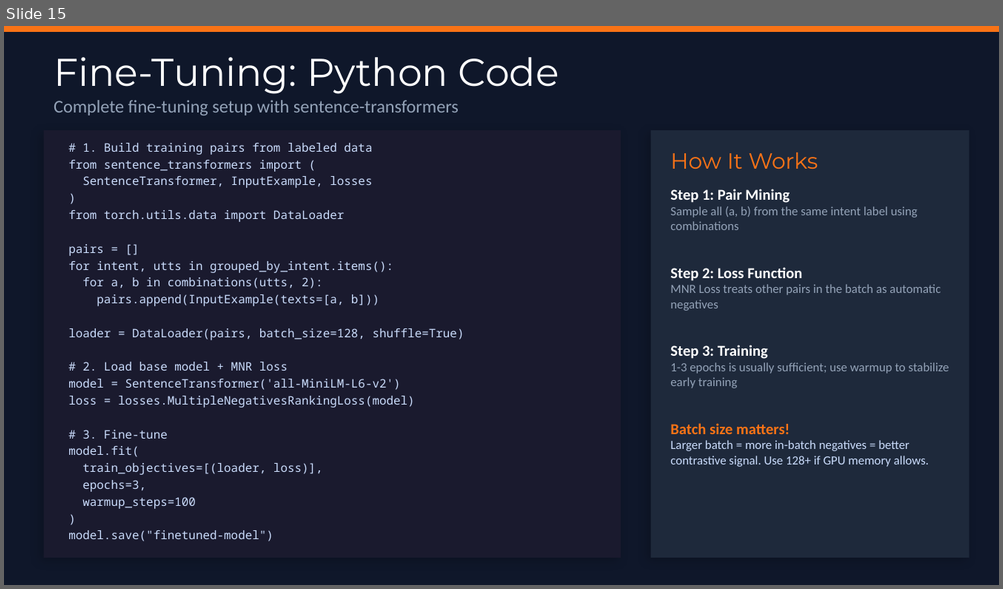
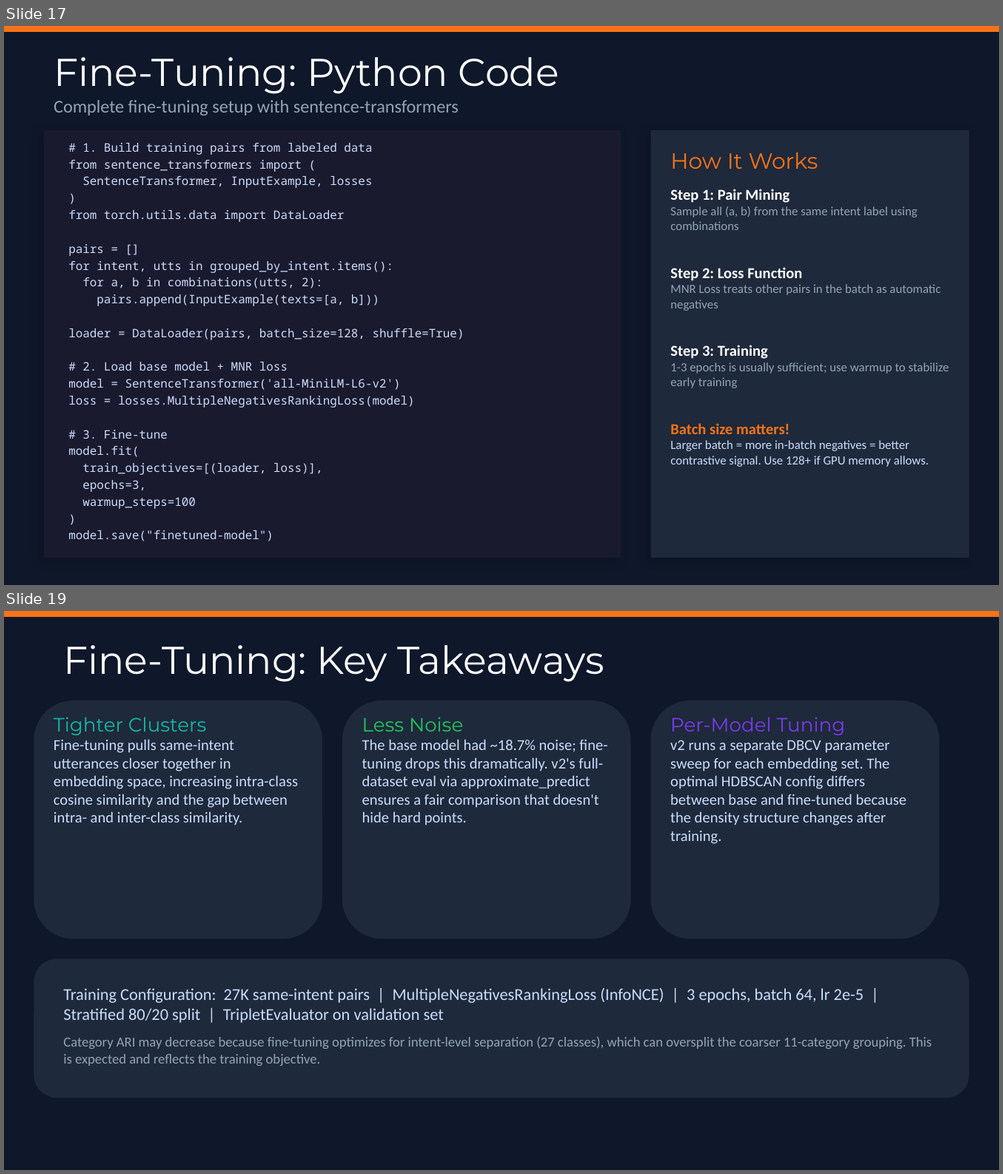
Before and after one commit to chandc/contact_center, a slide deck: Utterance_Clustering_Pipeline.pptx. Shown one above the other, each under a label of ours: slide 15 before the commit, slides 17 and 19 after it; the slides between them are not shown. The pictures are 1003x589 and 1003x1174 pixels, drawn with LibreOffice and Linux fonts; fonts in the diff are those of the drawing. Boxes give left, top, right and bottom in pixels: in the first picture for what was removed or moved away, otherwise in the second. Text is boxed around its words. In the diff, an @@ line names an element or a change of style, - is before the commit and + after.

```diff
--- a/Utterance_Clustering_Pipeline.pptx
+++ b/Utterance_Clustering_Pipeline.pptx
@@ slide 19 added at [4,611,999,1170], background #0F172A @@
@@ rectangle added at [4,611,999,617], fill #F97316 @@
@@ text added at [63,645,603,682], 28 pt, text #FFFFFF @@
+Fine-Tuning: Key Takeaways
@@ rounded rectangle added at [34,701,322,940], fill #1E293B @@
@@ text added at [54,717,206,735], 14 pt, text #14B8A6 @@
+Tighter Clusters
@@ rounded rectangle added at [342,701,631,940], fill #1E293B @@
@@ text added at [362,717,463,732], 14 pt, text #22C55E @@
+Less Noise
@@ rounded rectangle added at [651,701,939,940], fill #1E293B @@
@@ text added at [670,717,845,735], 14 pt, text #7C3AED @@
+Per-Model Tuning
@@ text added at [54,739,298,826], 11 pt, text #CADCFC @@
+Fine-tuning pulls same-intent utterances closer together in embedding space, increasing intra-class cosine similarity and the gap between intra- and inter-class similarity.
@@ text added at [362,739,607,826], 11 pt, text #CADCFC @@
+The base model had ~18.7% noise; fine-tuning drops this dramatically. v2's full-dataset eval via approximate_predict ensures a fair comparison that doesn't hide hard points.
@@ text added at [670,740,906,844], 11 pt, text #CADCFC @@
+v2 runs a separate DBCV parameter sweep for each embedding set. The optimal HDBSCAN config differs between base and fine-tuned because the density structure changes after training.
@@ rounded rectangle added at [34,959,969,1099], fill #1E293B @@
@@ text added at [63,988,864,1023], 12 pt, text #CADCFC @@
+Training Configuration: 27K same-intent pairs | MultipleNegativesRankingLoss (InfoNCE) | 3 epochs, batch 64, lr 2e-5 | Stratified 80/20 split | TripletEvaluator on validation set
@@ text added at [63,1037,931,1066], 10 pt, text #94A3B8 @@
+Category ARI may decrease because fine-tuning optimizes for intent-level separation (27 classes), which can oversplit the coarser 11-category grouping. This is expected and reflects the training objective.
@@ what was slide 15 is now slide 17 @@
```
Also in this commit, not shown: 1 slide changed, 3 other slides added, 2 other files.
